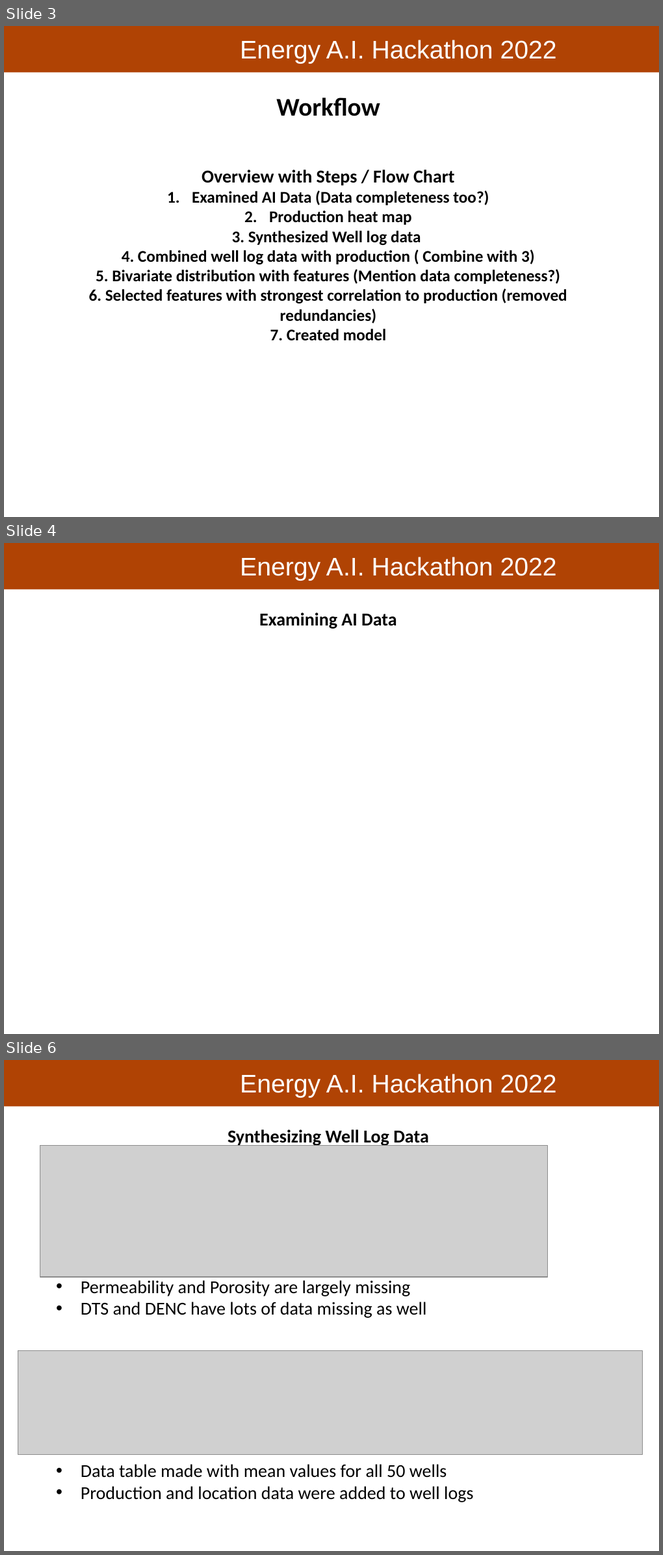
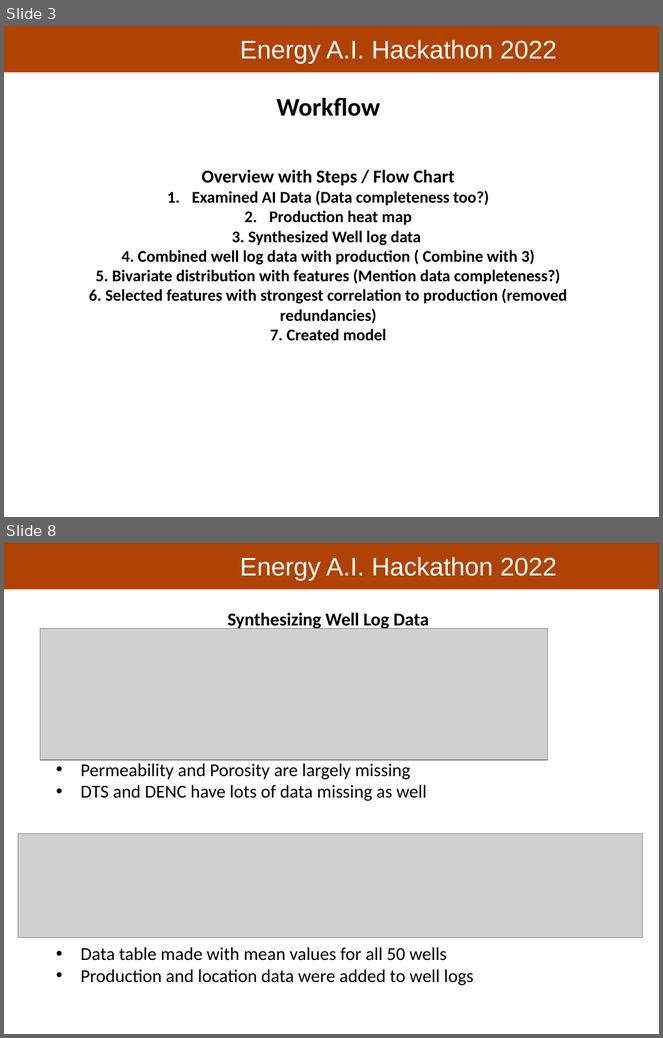
Before and after one commit to PGEHackathon/Longhorn_Energy_Club, a slide deck: Longhorn_Energy_Club_Presentation.pptx. Shown one above the other, each under a label of ours: slides 3, 4 and 6 before the commit, slides 3 and 8 after it; the slides between them are not shown. The pictures are 663x1555 and 663x1038 pixels, drawn with LibreOffice and Linux fonts; fonts in the diff are those of the drawing; grey boxes stand for pictures; background and template pictures are left out. Boxes give left, top, right and bottom in pixels: in the first picture for what was removed or moved away, otherwise in the second. Text is boxed around its words. In the diff, an @@ line names an element or a change of style, - is before the commit and + after.

```diff
--- a/Longhorn_Energy_Club_Presentation.pptx
+++ b/Longhorn_Energy_Club_Presentation.pptx
@@ slide 4 removed at bbox=[4, 543, 659, 1034], background #FFFFFF; not listed: 2 template elements that a slide beside it also shows @@
@@ text removed at bbox=[259, 613, 397, 629] @@
-Examining AI Data
@@ what was slide 6 is now slide 8 @@
```
Also in this commit, not shown: 1 slide changed, 3 slides added, 3 other files.
